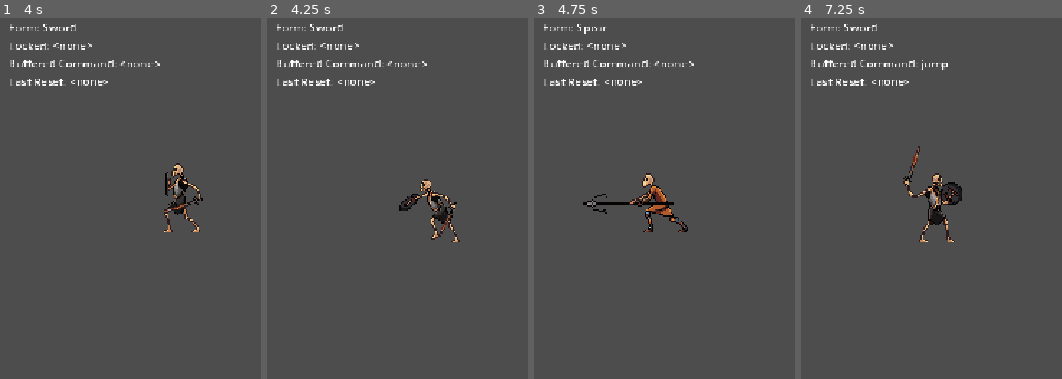
Above: before the commit, frames 1-4 (left to right).
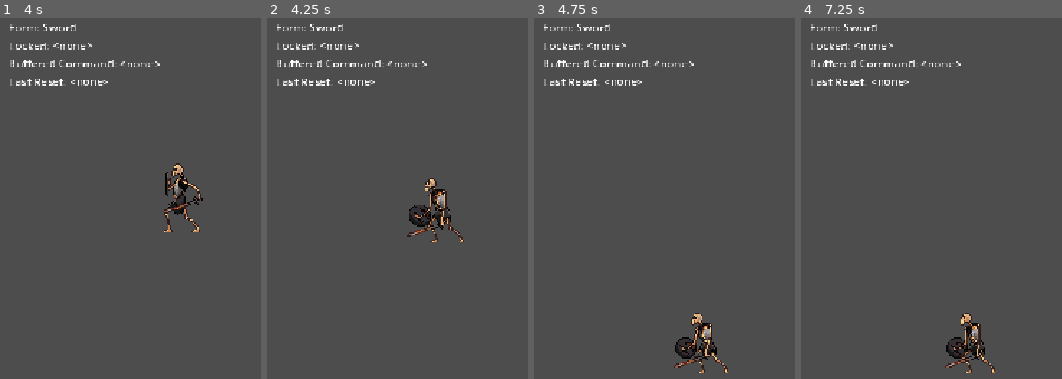
Above: after the commit, the same moments.

Repository: sizzlingsisig/triquetra
Game: Godot game, scene res://scenes/player/player.tscn
Same seed, same stepped clock (60 frames per second), same inputs: the game is played once before the commit and once after it.
Inputs (mouse positions are in pixels of both pictures, inside the frame that each line leads up to):
- Up to frame 1 (4 s): move the mouse to (outside the picture) at 0.52 s; hold Right (ui_right) 0.53-1.28 s; click (outside the picture) at 0.6 s; tap Space (jump) at 0.77, 1.07, 1.52, 1.55, 1.82, 2.1, 3.02, 3.32, 3.77, 3.8 s; right-click (outside the picture) at 0.8 s; move the mouse to (240, 259) at 1.27 s; hold Left (ui_left) 1.28-2.03 s; right-click (240, 259) at 1.35 s; move the mouse to (outside the picture) at 2.02 s; hold Right (ui_right) 2.03-3.53 s; click (outside the picture) at 2.3 s; move the mouse to (outside the picture) at 2.77 s; click (outside the picture) at 2.85 s; right-click (outside the picture) at 3.05 s; move the mouse to (outside the picture) at 3.52 s; hold Left (ui_left) from 3.53 s (still down); right-click (outside the picture) at 3.6 s
- Up to frame 2 (4.25 s): keep holding Left (ui_left); tap Space (jump) at 4.07 s; tap Escape (ui_cancel) at 4.15 s
- Up to frame 3 (4.75 s): keep holding Left (ui_left); move the mouse to (693, 169) at 4.27 s; tap Mouse wheel down (swap_next) at 4.35 s; tap Space (jump) at 4.52 s; click (693, 169) at 4.55 s
- Up to frame 4 (7.25 s): tap Space (jump) at 4.82, 6.02, 6.05, 6.32, 6.77, 7.07 s; move the mouse to (outside the picture) at 5.02 s; tap Mouse wheel up (swap_prev) at 5.1 s; right-click (outside the picture) at 5.3 s; move the mouse to (outside the picture) at 5.77 s; release Left (ui_left) at 5.78 s; hold Right (ui_right) from 5.78 s (still down); click (outside the picture) at 5.85 s; move the mouse to (outside the picture) at 6.52 s; right-click (outside the picture) at 6.6 s; click (outside the picture) at 6.8 s

Frame 1 is identical in both runs. In frame 2, 1.9% of the frame differs, in the area x 50-76%, y 44-63%; in frame 3, 2.7%; in frame 4, 2.9%, in the area x 39-75%, y 11-99%.

Commit message:
feat: added games states

Diff:
--- a/project.godot
+++ b/project.godot
@@ -18,6 +18,7 @@
 [autoload]
 
 GameManager="*res://scripts/autoload/game_manager.gd"
+GameStateMachine="*res://scripts/autoload/game_state_machine.gd"
 
 [display]
 
--- a/scripts/autoload/game_manager.gd
+++ b/scripts/autoload/game_manager.gd
@@ -5,6 +5,7 @@
 
 signal guardian_locked(form_id: StringName)
 signal guardian_pool_changed(active_count: int)
+signal game_over_requested(reason: StringName)
 signal timeline_reset_requested(reason: StringName)
 
 const GUARDIAN_FORMS: Array[StringName] = [
@@ -16,8 +17,10 @@
 var persistent_flags: Dictionary = {}
 var _guardian_lock_map: Dictionary = {}
 var _last_reset_reason: StringName = &""
+var _game_state_machine: Node
 
 func _ready() -> void:
+	_game_state_machine = get_node_or_null("/root/GameStateMachine")
 	reset_run_state()
 
 func reset_run_state() -> void:
@@ -40,7 +43,13 @@
 	guardian_pool_changed.emit(get_active_guardian_count())
 
 	if get_active_guardian_count() <= 0:
-		request_timeline_reset(&"no_guardians_remaining")
+		request_game_over(&"no_guardians_remaining")
+
+func request_game_over(reason: StringName) -> void:
+	_last_reset_reason = reason
+	if _game_state_machine and _game_state_machine.has_method("enter_game_over"):
+		_game_state_machine.enter_game_over(reason)
+	game_over_requested.emit(reason)
 
 func unlock_guardian(form_id: StringName) -> void:
 	if not _guardian_lock_map.has(form_id):
@@ -68,6 +77,8 @@
 func request_timeline_reset(reason: StringName) -> void:
 	# Stores reason so UI/debug tooling can report why the reset happened.
 	_last_reset_reason = reason
+	if _game_state_machine and _game_state_machine.has_method("set_playing"):
+		_game_state_machine.set_playing(&"timeline_reset")
 	timeline_reset_requested.emit(reason)
 
 func get_last_reset_reason() -> StringName:
--- /dev/null
+++ b/scripts/autoload/game_state_machine.gd
@@ -0,0 +1,110 @@
+extends Node
+
+## Global game-state controller for high-level flow gating.
+
+signal state_changed(previous_state: int, current_state: int)
+signal state_change_denied(from_state: int, to_state: int, reason: StringName)
+
+enum GameState {
+	PAUSED,
+	PLAYING,
+	VICTORY,
+	DIALOGUE,
+	GAME_OVER
+}
+
+var _current_state: int = GameState.PLAYING
+
+func _ready() -> void:
+	_current_state = GameState.PLAYING
+
+func get_state() -> int:
+	return _current_state
+
+func get_state_name() -> StringName:
+	match _current_state:
+		GameState.PAUSED:
+			return &"PAUSED"
+		GameState.PLAYING:
+			return &"PLAYING"
+		GameState.VICTORY:
+			return &"VICTORY"
+		GameState.DIALOGUE:
+			return &"DIALOGUE"
+		GameState.GAME_OVER:
+			return &"GAME_OVER"
+		_:
+			return &"UNKNOWN"
+
+func is_state(state_id: int) -> bool:
+	return _current_state == state_id
+
+func is_playing() -> bool:
+	return _current_state == GameState.PLAYING
+
+func is_paused() -> bool:
+	return _current_state == GameState.PAUSED
+
+func is_dialogue() -> bool:
+	return _current_state == GameState.DIALOGUE
+
+func is_victory() -> bool:
+	return _current_state == GameState.VICTORY
+
+func is_game_over() -> bool:
+	return _current_state == GameState.GAME_OVER
+
+func can_process_movement() -> bool:
+	return _current_state == GameState.PLAYING or _current_state == GameState.DIALOGUE
+
+func can_process_combat() -> bool:
+	return _current_state == GameState.PLAYING
+
+func request_state(next_state: int, reason: StringName = &"") -> bool:
+	if next_state == _current_state:
+		return true
+	if not _is_transition_allowed(_current_state, next_state):
+		state_change_denied.emit(_current_state, next_state, reason)
+		return false
+
+	var previous_state: int = _current_state
+	_current_state = next_state
+	state_changed.emit(previous_state, _current_state)
+	return true
+
+func set_playing(reason: StringName = &"") -> bool:
+	return request_state(GameState.PLAYING, reason)
+
+func toggle_pause() -> bool:
+	if _current_state == GameState.PLAYING:
+		return request_state(GameState.PAUSED, &"toggle_pause")
+	if _current_state == GameState.PAUSED:
+		return request_state(GameState.PLAYING, &"toggle_pause")
+	return false
+
+func enter_dialogue(reason: StringName = &"") -> bool:
+	return request_state(GameState.DIALOGUE, reason)
+
+func exit_dialogue(reason: StringName = &"") -> bool:
+	return request_state(GameState.PLAYING, reason)
+
+func enter_victory(reason: StringName = &"") -> bool:
+	return request_state(GameState.VICTORY, reason)
+
+func enter_game_over(reason: StringName = &"") -> bool:
+	return request_state(GameState.GAME_OVER, reason)
+
+func _is_transition_allowed(from_state: int, to_state: int) -> bool:
+	match from_state:
+		GameState.PLAYING:
+			return to_state in [GameState.PAUSED, GameState.DIALOGUE, GameState.VICTORY, GameState.GAME_OVER]
+		GameState.PAUSED:
+			return to_state == GameState.PLAYING
+		GameState.DIALOGUE:
+			return to_state in [GameState.PLAYING, GameState.GAME_OVER]
+		GameState.VICTORY:
+			return to_state == GameState.PLAYING
+		GameState.GAME_OVER:
+			return to_state == GameState.PLAYING
+		_:
+			return false
--- a/scripts/player/player_controller.gd
+++ b/scripts/player/player_controller.gd
@@ -29,6 +29,7 @@
 @export var action_jump: StringName = &"jump"
 @export var action_swap_next: StringName = &"swap_next"
 @export var action_swap_prev: StringName = &"swap_prev"
+@export var action_pause: StringName = &"ui_cancel"
 
 const FORM_ORDER: Array[StringName] = [
 	&"Sword",
@@ -53,6 +54,7 @@
 var _active_form: StringName = &"Sword"
 var _active_state: Node
 var _game_manager: Node
+var _game_state_machine: Node
 
 # Buffered commands are consumed during physics ticks so states can gate execution.
 var _command_buffer: Array[Dictionary] = []
@@ -91,8 +93,11 @@
 func _ready() -> void:
 	# Cache dependencies and initial local offsets before runtime updates begin.
 	_game_manager = get_node_or_null("/root/GameManager")
+	_game_state_machine = get_node_or_null("/root/GameStateMachine")
 	_reset_lock_event_tracking()
 	_connect_game_manager_signals()
+	if _game_state_machine and _game_state_machine.has_method("set_playing"):
+		_game_state_machine.set_playing(&"run_start")
 
 	if _guardian_sprite:
 		_sprite_base_position = _guardian_sprite.position
@@ -120,10 +125,17 @@
 
 func _physics_process(delta: float) -> void:
 	# Main gameplay loop: movement -> buffered commands -> state update -> jump/anim -> move.
-	_apply_movement()
-	_consume_command_buffer(delta)
-
-	if _active_state:
+	if _can_process_movement():
+		_apply_movement()
+	else:
+		velocity = Vector2.ZERO
+
+	if _can_process_combat():
+		_consume_command_buffer(delta)
+	else:
+		_command_buffer.clear()
+
+	if _active_state and _can_process_combat():
 		_active_state.physics_update(delta)
 
 	_update_jump(delta)
@@ -138,13 +150,26 @@
 	if _jump_cooldown_remaining > 0.0:
 		_jump_cooldown_remaining -= delta
 
-	_apply_attack_overlap_hits()
+	if _can_process_combat():
+		_apply_attack_overlap_hits()
 
 func _process(delta: float) -> void:
-	if _active_state:
+	if _active_state and _can_process_combat():
 		_active_state.update(delta)
 
 func _unhandled_input(event: InputEvent) -> void:
+	if _is_action_just_pressed(event, action_pause):
+		_toggle_pause_state()
+		return
+
+	if _is_game_over_state():
+		if _is_action_just_pressed(event, action_attack) or _is_action_just_pressed(event, action_jump) or _is_action_just_pressed(event, action_special):
+			_request_retry_from_game_over()
+		return
+
+	if not _can_process_combat():
+		return
+
 	# Convert raw input into action commands for deterministic buffering/consumption.
 	if _is_action_just_pressed(event, action_swap_next):
 		_buffer_command(COMMAND_SWAP_NEXT)
@@ -194,6 +219,8 @@
 		_game_manager.guardian_locked.connect(_on_manager_guardian_locked)
 	if _game_manager.has_signal("timeline_reset_requested") and not _game_manager.timeline_reset_requested.is_connected(_on_timeline_reset_requested):
 		_game_manager.timeline_reset_requested.connect(_on_timeline_reset_requested)
+	if _game_manager.has_signal("game_over_requested") and not _game_manager.game_over_requested.is_connected(_on_game_over_requested):
+		_game_manager.game_over_requested.connect(_on_game_over_requested)
 
 func _initialize_state_contexts() -> void:
 	for state in _states.values():
@@ -206,7 +233,10 @@
 			return
 
 	if _game_manager:
-		_game_manager.request_timeline_reset(&"no_guardians_remaining")
+		if _game_manager.has_method("request_game_over"):
+			_game_manager.request_game_over(&"no_guardians_remaining")
+		else:
+			_game_manager.request_timeline_reset(&"no_guardians_remaining")
 
 func _set_active_form(next_form: StringName) -> void:
 	# States own form-specific behavior. Controller only manages transitions.
@@ -246,10 +276,15 @@
 			return
 
 	if _game_manager:
-		_game_manager.request_timeline_reset(&"no_guardians_remaining")
+		if _game_manager.has_method("request_game_over"):
+			_game_manager.request_game_over(&"no_guardians_remaining")
+		else:
+			_game_manager.request_timeline_reset(&"no_guardians_remaining")
 
 func _request_action(action_name: StringName) -> bool:
 	# Active state decides if/when an action is accepted.
+	if not _can_process_combat():
+		return false
 	if not _active_state:
 		return false
 	if not _active_state.can_accept_action(action_name):
@@ -490,10 +525,19 @@
 	if _is_resetting:
 		return
 
+	if _game_state_machine and _game_state_machine.has_method("set_playing"):
+		_game_state_machine.set_playing(&"timeline_reset")
+
 	_is_resetting = true
 	_last_reset_reason = reason
 	_log_debug("Timeline reset requested: %s" % String(reason))
 	call_deferred("_reset_run_flow")
+
+func _on_game_over_requested(reason: StringName) -> void:
+	_last_reset_reason = reason
+	_command_buffer.clear()
+	if _game_state_machine and _game_state_machine.has_method("enter_game_over"):
+		_game_state_machine.enter_game_over(reason)
 
 func _reset_run_flow() -> void:
 	# Clear local runtime state, reset global run state, and reload current scene.
@@ -559,6 +603,39 @@
 		return
 	print("[PlayerController] %s" % message)
 
+func _can_process_movement() -> bool:
+	if not _game_state_machine:
+		return true
+	if _game_state_machine.has_method("can_process_movement"):
+		return _game_state_machine.can_process_movement()
+	return true
+
+func _can_process_combat() -> bool:
+	if not _game_state_machine:
+		return true
+	if _game_state_machine.has_method("can_process_combat"):
+		return _game_state_machine.can_process_combat()
+	return true
+
+func _is_game_over_state() -> bool:
+	if not _game_state_machine:
+		return false
+	if _game_state_machine.has_method("is_game_over"):
+		return _game_state_machine.is_game_over()
+	return false
+
+func _toggle_pause_state() -> void:
+	if not _game_state_machine:
+		return
+	if _game_state_machine.has_method("toggle_pause"):
+		_game_state_machine.toggle_pause()
+
+func _request_retry_from_game_over() -> void:
+	if not _is_game_over_state():
+		return
+	if _game_manager and _game_manager.has_method("request_timeline_reset"):
+		_game_manager.request_timeline_reset(&"game_over_retry")
+
 func get_active_form_id() -> StringName:
 	return _active_form
 
Not shown, added: scripts/autoload/game_state_machine.gd.uid
